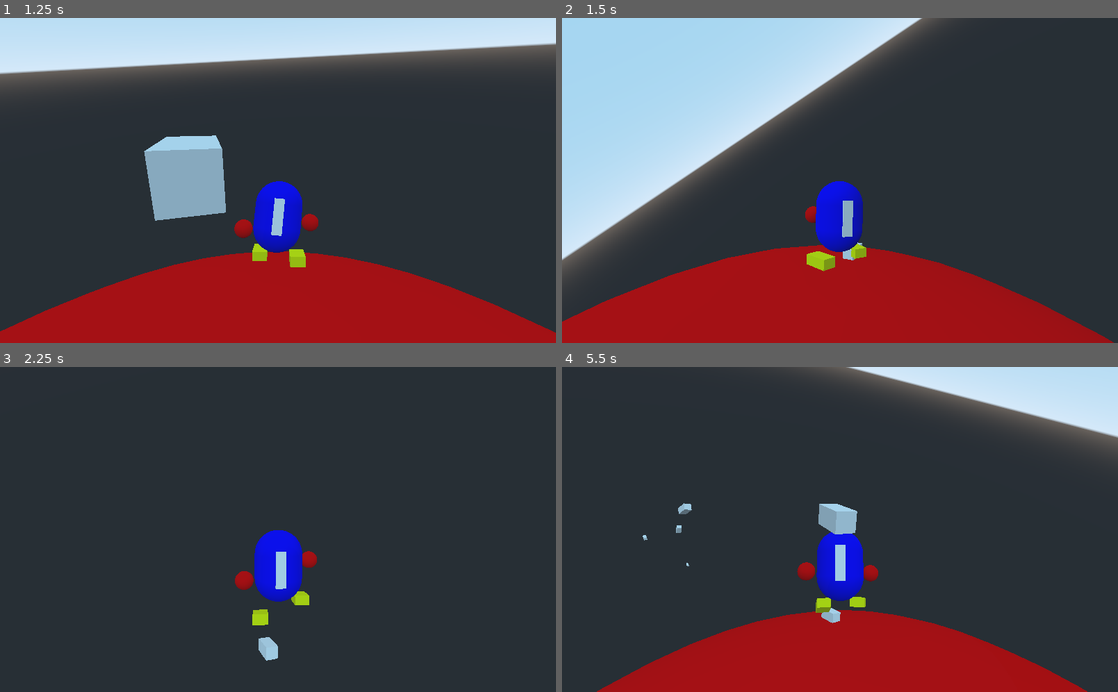
Above: before the commit, frames 1-4 (two rows, left to right).
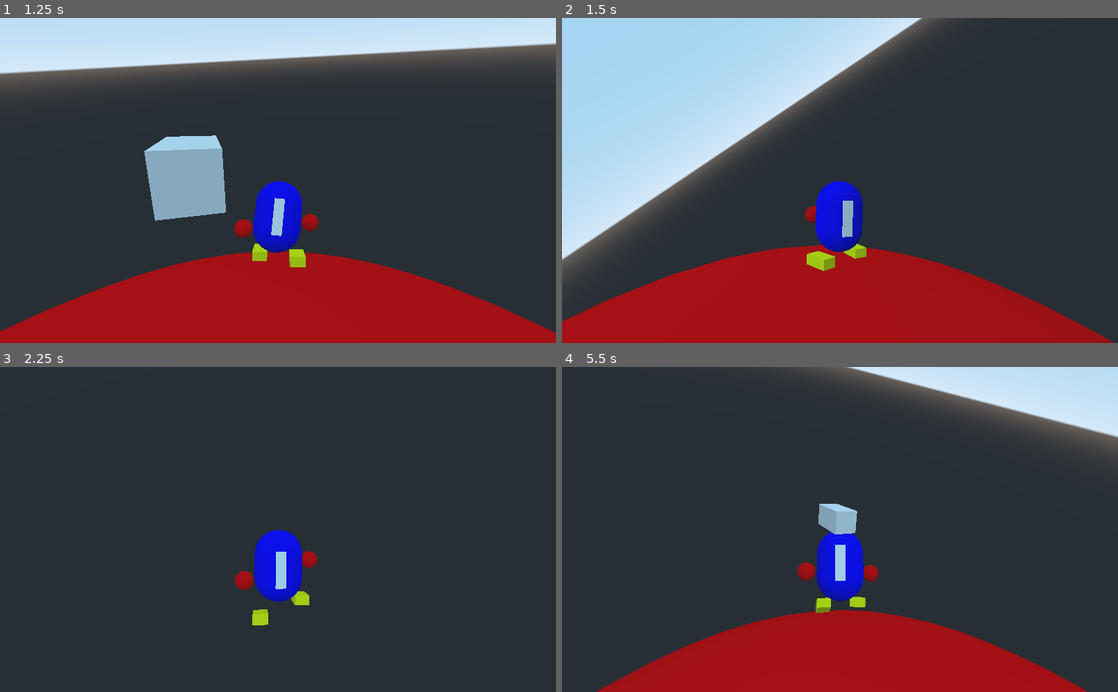
Above: after the commit, the same moments.

Repository: Sacristan/ASStro
Game: Godot game, scene res://scenes/levels/level1.tscn
Same seed, same stepped clock (60 frames per second), same inputs: the game is played once before the commit and once after it. The engine's default icon, where the game draws it, is replaced by a stand-in: a white triangle on a blue panel in a dark square.
Inputs (mouse positions are in pixels of both pictures, inside the frame that each line leads up to):
- Up to frame 1 (1.25 s): move the mouse to (305, 180) at 0.52 s; hold W (move_forward) from 0.53 s (still down); right-click (305, 180) at 0.6 s; click (305, 180) at 0.77 s
- Up to frame 2 (1.5 s): keep holding W (move_forward); move the mouse to (812, 180) at 1.27 s; right-click (812, 180) at 1.35 s
- Up to frame 3 (2.25 s): keep holding W (move_forward); click (250, 529) at 1.52 s; move the mouse to (289, 523) at 2.02 s; right-click (289, 523) at 2.1 s
- Up to frame 4 (5.5 s): keep holding W (move_forward); move the mouse to (834, 536) at 2.77 s; right-click (834, 536) at 2.85 s; click (834, 536) at 3.02 s; move the mouse to (878, 532) at 3.52 s; right-click (878, 532) at 3.6 s; click (878, 532) at 3.77 s; move the mouse to (795, 526) at 4.27 s; right-click (795, 526) at 4.35 s; click (795, 526) at 4.52 s; move the mouse to (845, 529) at 5.02 s; right-click (845, 529) at 5.1 s

Frame 1 is identical in both runs. In frame 2, less than 0.1% of the frame differs, in the area x 50-54%, y 69-75%; in frame 3, 0.2%; in frame 4, 0.2%, in the area x 14-51%, y 41-79%.

Commit message:
handle on explode flag

Diff:
--- a/AstroSomething/src/Player.gd
+++ b/AstroSomething/src/Player.gd
@@ -19,7 +19,7 @@
 func tryPlaceExplosive():
 	if(!canPlaceExplosive):
 		return
-	canPlaceExplosive = true
+	canPlaceExplosive = false
 	placeExplosive()
 
 func placeExplosive():
@@ -27,6 +27,10 @@
 	Global.gameManager.rootNode.add_child(explosive)
 	explosive.global_transform.origin = getPlacementPos()
 	explosive.global_transform.basis = global_transform.basis
+	explosive.connect("onExplode", self, "onExplosiveExploded")
+
+func onExplosiveExploded():
+	canPlaceExplosive = true
 
 func getPlacementPos():
 	var pos = global_transform.origin
